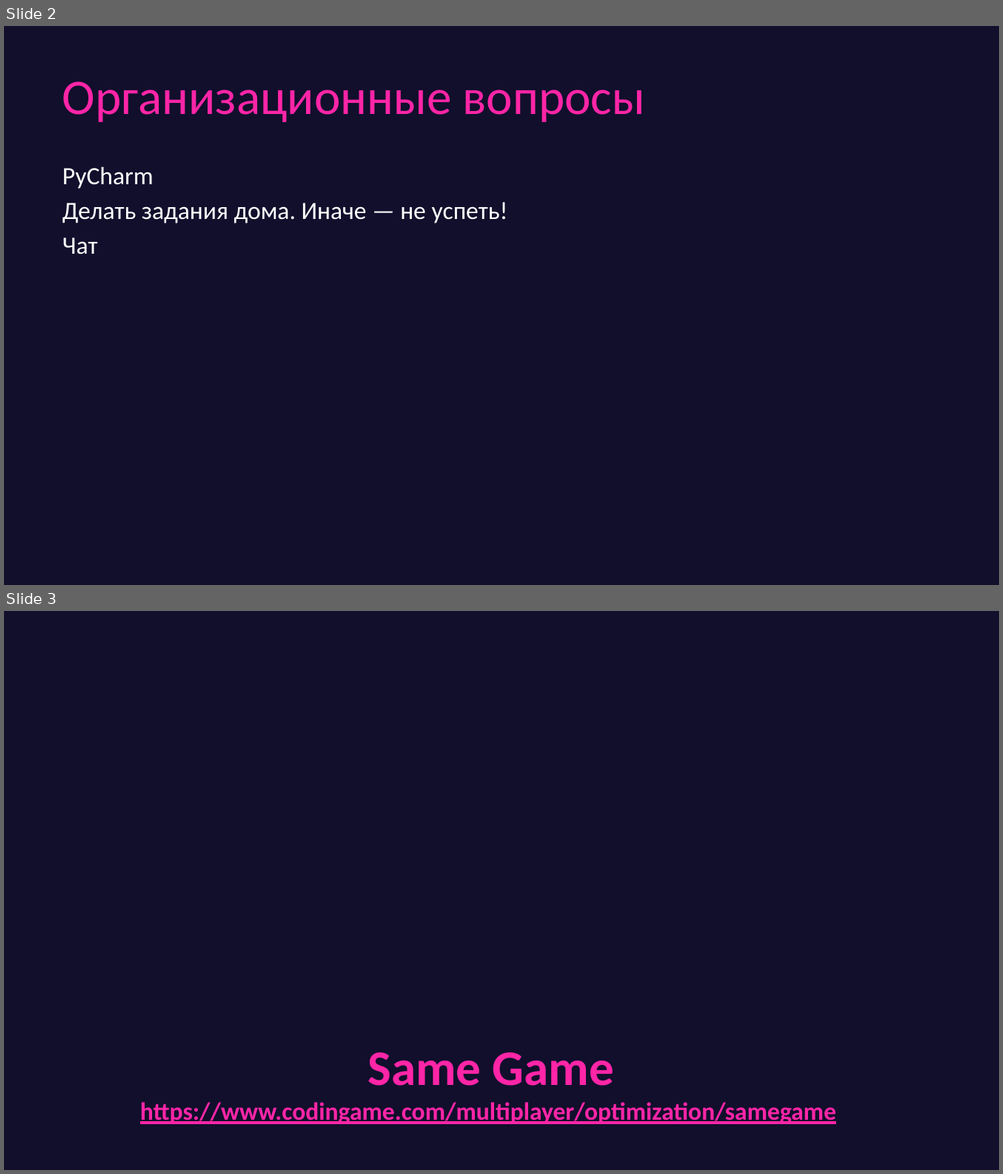
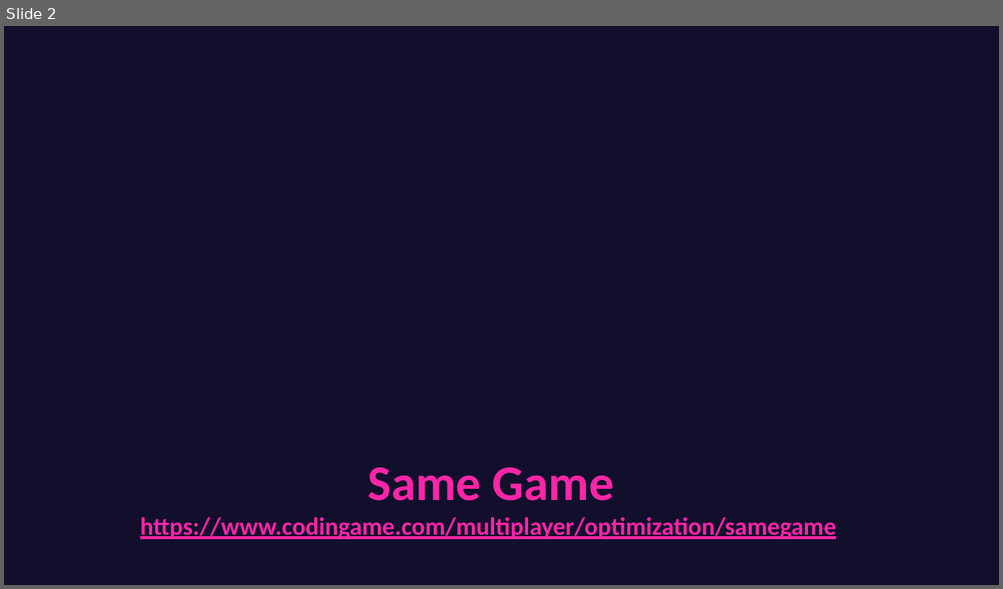
Before and after one commit to game-ai-course/game-ai-school, a slide deck: slides/online_4dx1.5h/day2-greedy.pptx. Shown one above the other, each under a label of ours: slides 2 and 3 before the commit, slide 2 after it. The pictures are 1003x1174 and 1003x589 pixels, drawn with LibreOffice and Linux fonts; fonts in the diff are those of the drawing; background and template pictures are left out. Boxes give left, top, right and bottom in pixels: in the first picture for what was removed or moved away, otherwise in the second. Text is boxed around its words. In the diff, an @@ line names an element or a change of style, - is before the commit and + after.

```diff
--- a/slides/online_4dx1.5h/day2-greedy.pptx
+++ b/slides/online_4dx1.5h/day2-greedy.pptx
@@ slide 2 removed at [4,26,999,585], background #110F2C @@
@@ title removed at [62,82,645,122] @@
-Организационные вопросы
@@ text removed at [62,167,508,255] @@
-PyCharm
-Делать задания дома. Иначе — не успеть!
-Чат
@@ what was slide 3 is now slide 2 @@
```
Also in this commit, not shown: 9 slides changed, 5 slides added, 1 other file.
